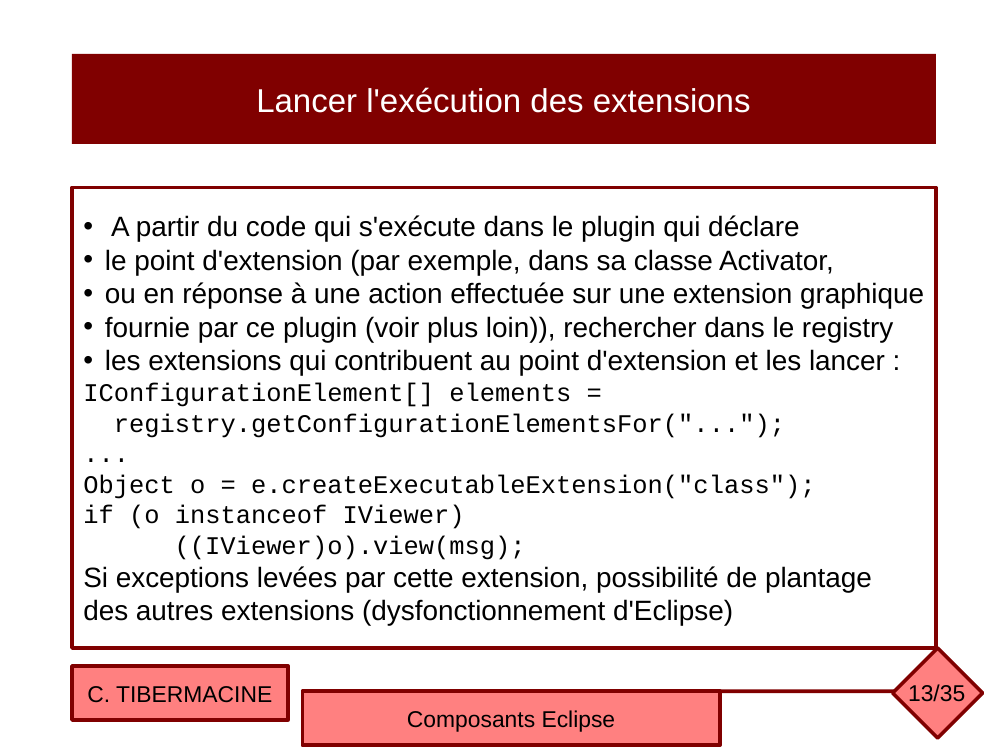
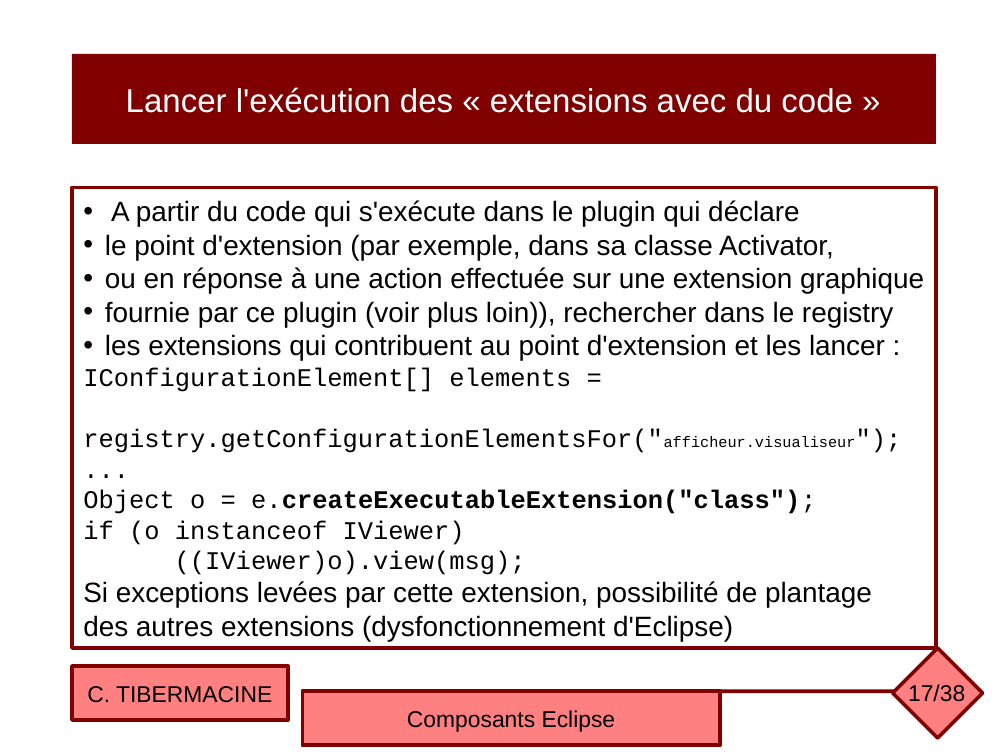
Before and after one commit to ctiber/composants, a slide deck: slide 17 of cours/cours4.odp (slide 13 before the commit). Drawn at 1008x756 pixels with LibreOffice and Linux fonts; fonts in the diff are those of the drawing. Boxes give left, top, right and bottom in pixels: in the first picture for what was removed or moved away, otherwise in the second. Text is boxed around its words. In the diff, an @@ line names an element or a change of style, - is before the commit and + after.

```diff
--- a/cours/cours4.odp
+++ b/cours/cours4.odp
@@ text in rectangle at (126, 87, 853, 113): text changed @@
-Lancer l'exécution des extensions
+Lancer l'exécution des « extensions avec du code »
@@ text in rectangle at (83, 428, 856, 453): text changed @@
-registry.getConfigurationElementsFor("...");
+registry.getConfigurationElementsFor("afficheur.visualiseur");
@@ text in rectangle at (83, 489, 816, 514): bold on in "e.createExecutableExtension("class");" @@
@@ page number at (908, 684, 965, 707): text changed @@
-13/35
+17/38
```
Also in this commit, not shown: 20 other slides changed, 4 slides added, 1 slide removed, 1 other file.
